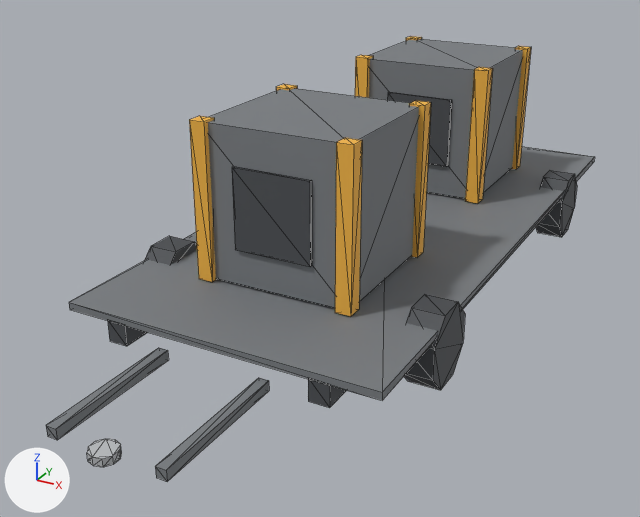
Before and after pictures for a commit that changed the glTF model prototype/test-game/content/outposts/decor/cargo_lift_flat.glb.
One viewpoint serves both versions: a 50 mm camera at (0.803, -1.637, 0.877) aimed at (-0.043, -0.099, 0.108). Arrows for +X, +Y and +Z are at lower left; the lights stay in place. The first picture is the older version. Mesh edges are drawn as thin lines. Vertices at exactly the same position are counted once.

Objects in the first picture: 'cargo_lift_base', 'cargo_lift_cube_a', 'cargo_lift_cube_b'.
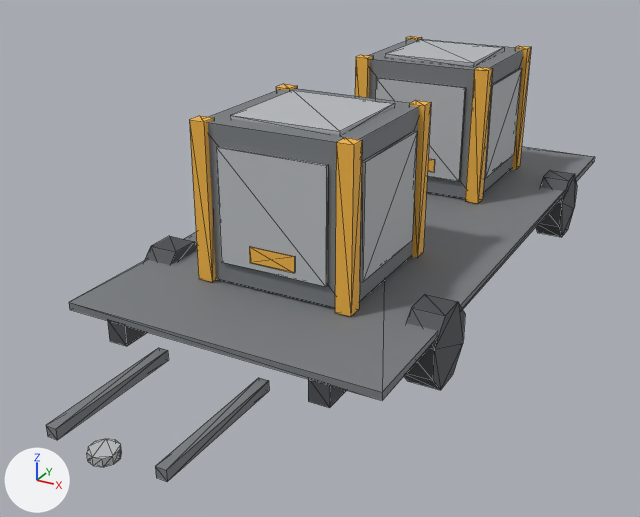
Changed parts and their boxes [x1, y1, x2, y2] in the pictures (640 x 517 px; the box of a moved part takes in the faces that stretch with it):
part 1 of me_cargo_lift_cube_a, added
    after: [360, 131, 417, 282]
part 2 of me_cargo_lift_cube_a, added
    after: [216, 147, 328, 287]
part 3 of me_cargo_lift_cube_a, added
    after: [230, 90, 395, 135]
part 4 of me_cargo_lift_cube_a, added (orange)
    after: [249, 247, 295, 273]
part 5 of me_cargo_lift_cube_a, moved or reshaped (not visible afterwards)
    before: [232, 166, 312, 267]
part 6 of me_cargo_lift_cube_b, added
    after: [484, 68, 522, 179]
part 7 of me_cargo_lift_cube_b, added
    after: [375, 77, 466, 182]
part 8 of me_cargo_lift_cube_b, added
    after: [385, 40, 504, 66]
part 9 of me_cargo_lift_cube_b, added
    after: [428, 159, 434, 172]
part 10 of me_cargo_lift_cube_b, moved or reshaped (not visible afterwards)
    before: [387, 92, 452, 167]

The change in detail:
me_cargo_lift_cube_a is used by ob_cargo_lift_cube_a; location (0.0, 0.0, 0.0).
me_cargo_lift_cube_a had 48 vertices, 72 faces and spanned x -0.167..0.167, y -0.366..-0.031, z 0.141..0.459.
me_cargo_lift_cube_a now has 88 vertices, 132 faces and spans x -0.167..0.167, y -0.366..-0.031, z 0.141..0.463.
me_cargo_lift_cube_a part 1: a new loose piece, a box spanning x 0.1568..0.1633, y -0.3122..-0.0847, z 0.1863..0.4137, in mat_decor_flat.
me_cargo_lift_cube_a part 2: a new loose piece, a box spanning x -0.1138..0.1138, y -0.3618..-0.3553, z 0.1863..0.4137, in mat_decor_flat.
me_cargo_lift_cube_a part 3: a new loose piece, a box spanning x -0.1138..0.1138, y -0.3122..-0.0847, z 0.4527..0.4625, in mat_decor_flat.
me_cargo_lift_cube_a part 4: a new loose piece, a box spanning x -0.0487..0.0487, y -0.3626..-0.3594, z 0.1992..0.2317, in mat_decor_flat.
Part 5, on me_cargo_lift_cube_a:
6 vertices are removed from x -0.081..0.081, y -0.362..-0.355, z 0.219..0.381.
12 faces are deleted.
2 vertices move from x -0.081, y -0.362, z 0.219..0.381 to x -0.163, y -0.312, z 0.186..0.414.
6 vertices are added at (-0.163, -0.085, 0.186), (-0.157, -0.312, 0.186), (-0.157, -0.085, 0.186), (-0.163, -0.085, 0.414), (-0.157, -0.085, 0.414), (-0.157, -0.312, 0.414).
12 new faces join them.
Other edits to the shape of me_cargo_lift_cube_a do not show in these pictures.
me_cargo_lift_cube_b is used by ob_cargo_lift_cube_b; location (0.0, 0.0, 0.0).
me_cargo_lift_cube_b had 48 vertices, 72 faces and spanned x -0.167..0.167, y 0.306..0.641, z 0.141..0.459.
me_cargo_lift_cube_b now has 88 vertices, 132 faces and spans x -0.167..0.167, y 0.306..0.641, z 0.141..0.463.
me_cargo_lift_cube_b part 6: a new loose piece, a box spanning x 0.1568..0.1633, y 0.3598..0.5872, z 0.1863..0.4137, in mat_decor_flat.
me_cargo_lift_cube_b part 7: a new loose piece, a box spanning x -0.1138..0.1138, y 0.3102..0.3167, z 0.1863..0.4137, in mat_decor_flat.
me_cargo_lift_cube_b part 8: a new loose piece, a box spanning x -0.1138..0.1138, y 0.3598..0.5872, z 0.4527..0.4625, in mat_decor_flat.
me_cargo_lift_cube_b part 9: a new loose piece, a box spanning x -0.0487..0.0487, y 0.3094..0.3126, z 0.1992..0.2317, in mat_decor_flat.
Part 10, on me_cargo_lift_cube_b:
6 vertices are removed from x -0.081..0.081, y 0.31..0.317, z 0.219..0.381.
12 faces are deleted.
2 vertices move from x -0.081, y 0.31, z 0.219..0.381 to x -0.163, y 0.36, z 0.186..0.414.
6 vertices are added at (-0.163, 0.587, 0.186), (-0.157, 0.36, 0.186), (-0.157, 0.587, 0.186), (-0.163, 0.587, 0.414), (-0.157, 0.587, 0.414), (-0.157, 0.36, 0.414).
12 new faces join them.
Other edits to the shape of me_cargo_lift_cube_b do not show in these pictures.
